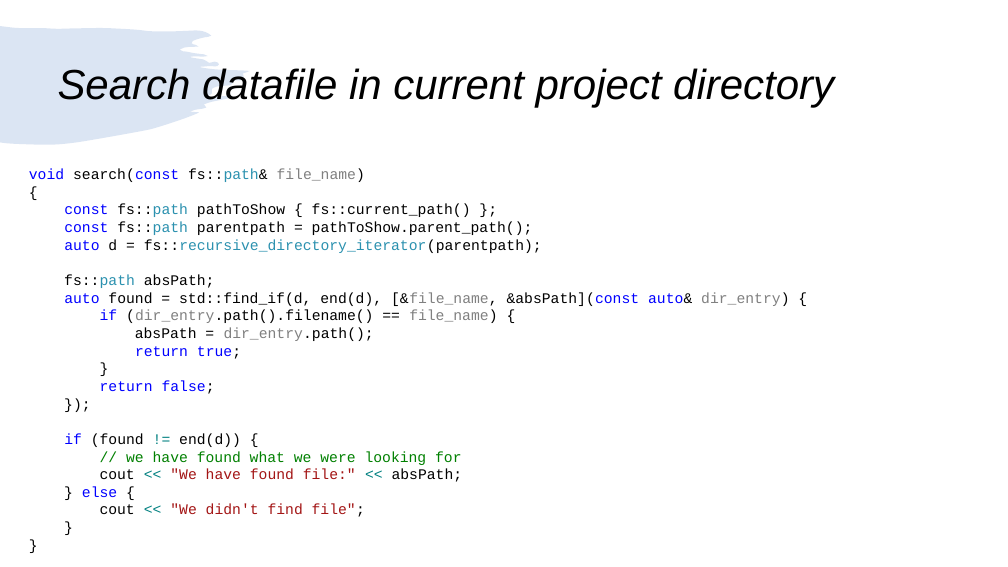
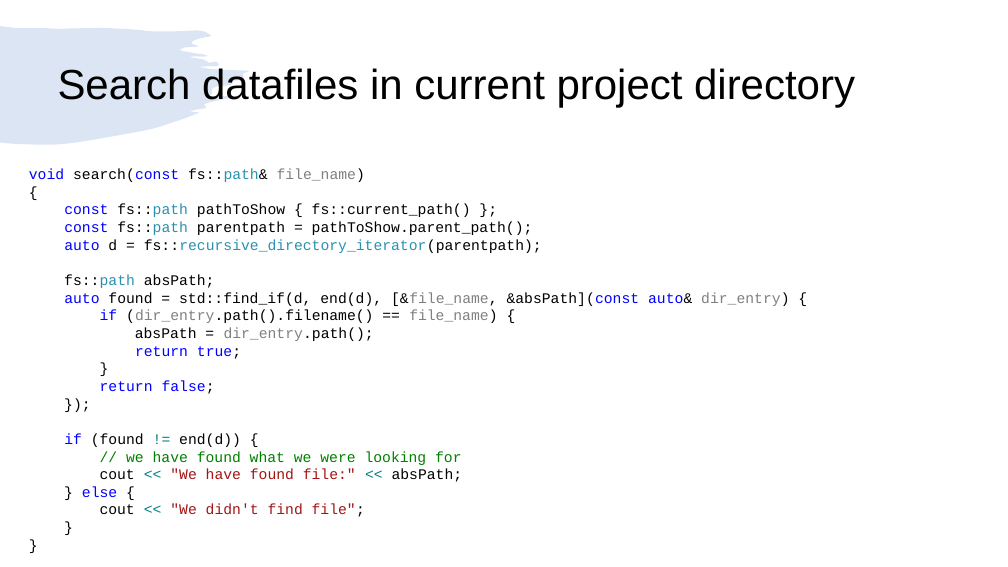
Before and after one commit to girishlande/CPlusPlus, a slide deck: slide 6 of learnings.pptx. Drawn at 1008x567 pixels with LibreOffice and Linux fonts; fonts in the diff are those of the drawing. Boxes give left, top, right and bottom in pixels: in the first picture for what was removed or moved away, otherwise in the second. Text is boxed around its words. In the diff, an @@ line names an element or a change of style, - is before the commit and + after.

```diff
--- a/learnings.pptx
+++ b/learnings.pptx
@@ title at [58,68,855,107]: text changed; italic off @@
-Search datafile in current project directory
+Search datafiles in current project directory
```
Also in this commit, not shown: 6 other slides changed, 3 slides added, 3 slides removed, 14 other files.
